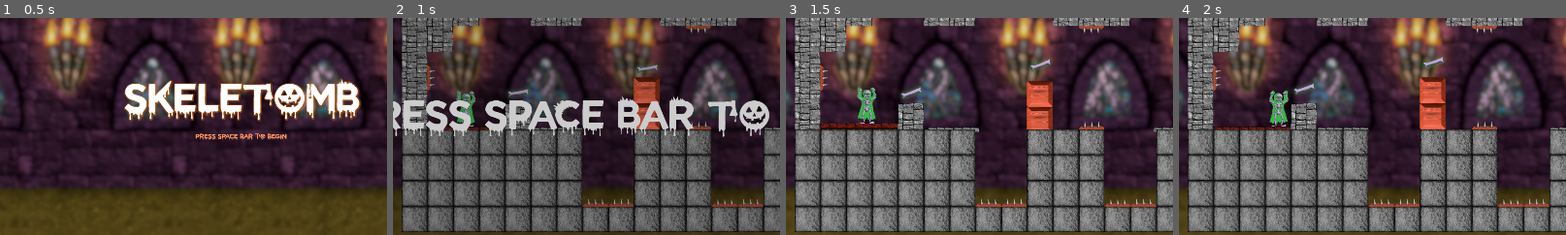
Above: before the commit, frames 1-4 (left to right).
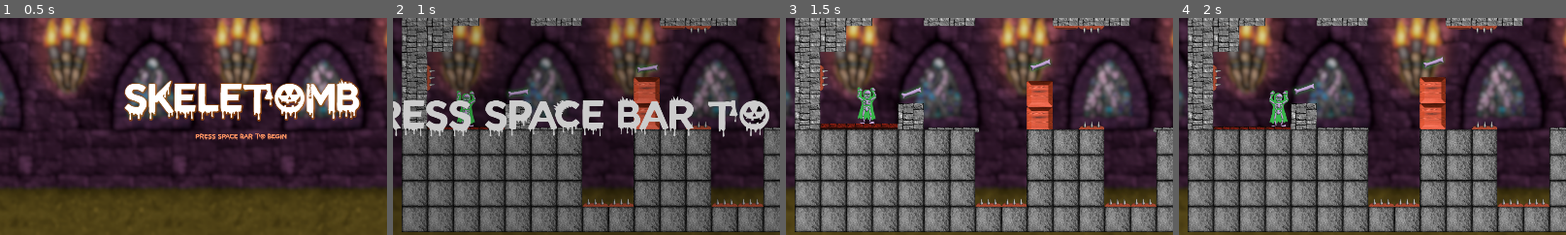
Above: after the commit, the same moments.

Repository: Drew-Wagner/Spectros
Game: Godot game, scene res://scenes/main_menu.tscn
Same seed, same stepped clock (60 frames per second), same inputs: the game is played once before the commit and once after it. Sound files missing from this copy of the repository are replaced by a short silence.
Inputs:
- Up to frame 1 (0.5 s): no input
- Up to frame 2 (1 s): click "PRESS SPACE BAR TO BEGIN" at 0.5 s
- Up to frame 3 (1.5 s): tap Space (toggle) at 1.25, 1.35 s
- Up to frame 4 (2 s): no input
The pictures show only the part of the screen within x 19-69%, y 27-77%; the shares and areas given below are measured in that part.

Frame 1 is identical in both runs. In frame 2, less than 0.1% of the frame differs, in the area x 69-76%, y 3-6%; in frame 3, 0.1%; in frame 4, 0.1%.

Commit message:
Particle system on the stasis field!

Diff:
--- a/scenes/elements/stasis_field.tscn
+++ b/scenes/elements/stasis_field.tscn
@@ -1,27 +1,39 @@
-[gd_scene load_steps=5 format=3 uid="uid://c3i108tufuyhc"]
+[gd_scene load_steps=8 format=3 uid="uid://ck2m2kpsthl3l"]
 
 [ext_resource type="Script" path="res://scripts/StasisField.gd" id="1_khsr5"]
-
-[sub_resource type="Gradient" id="Gradient_ny1u0"]
-colors = PackedColorArray(1, 0, 0.916667, 0.517647, 1, 1, 1, 0)
-
-[sub_resource type="GradientTexture2D" id="GradientTexture2D_exk6u"]
-gradient = SubResource("Gradient_ny1u0")
-height = 128
-fill = 1
-fill_from = Vector2(0.5, 0.5)
+[ext_resource type="Texture2D" uid="uid://bredgyhy8ngnb" path="res://materials/magiczone_floor.png" id="2_y7bsm"]
+[ext_resource type="Texture2D" uid="uid://c8w8tqajmi2p4" path="res://materials/stasis_particle.png" id="3_dbfm5"]
 
 [sub_resource type="RectangleShape2D" id="RectangleShape2D_8msnd"]
 size = Vector2(64, 64)
 
+[sub_resource type="Gradient" id="Gradient_janw7"]
+colors = PackedColorArray(1, 0, 0.5, 1, 0.616667, 0, 1, 1)
+
+[sub_resource type="GradientTexture1D" id="GradientTexture1D_x6qxd"]
+gradient = SubResource("Gradient_janw7")
+
+[sub_resource type="ParticleProcessMaterial" id="ParticleProcessMaterial_ojm2u"]
+emission_shape = 3
+emission_box_extents = Vector3(30, 30, 1)
+particle_flag_disable_z = true
+direction = Vector3(0, 1, 0)
+spread = 0.0
+gravity = Vector3(0, 0, 0)
+initial_velocity_min = 1.0
+initial_velocity_max = 1.0
+orbit_velocity_min = 0.0
+orbit_velocity_max = 0.0
+linear_accel_min = 100.0
+linear_accel_max = 100.0
+scale_min = 0.5
+color_ramp = SubResource("GradientTexture1D_x6qxd")
+
 [node name="StasisField" type="Node2D"]
 script = ExtResource("1_khsr5")
-pull_speed = null
 
 [node name="Sprite2D" type="Sprite2D" parent="."]
-visible = false
-position = Vector2(0, -32)
-texture = SubResource("GradientTexture2D_exk6u")
+texture = ExtResource("2_y7bsm")
 
 [node name="Area2D" type="Area2D" parent="."]
 
@@ -31,5 +43,13 @@
 [node name="PullTarget" type="Marker2D" parent="."]
 position = Vector2(0, 32)
 
+[node name="GPUParticles2D" type="GPUParticles2D" parent="."]
+visible = false
+position = Vector2(0, -48)
+amount = 50
+process_material = SubResource("ParticleProcessMaterial_ojm2u")
+texture = ExtResource("3_dbfm5")
+preprocess = 3.0
+
 [connection signal="body_entered" from="Area2D" to="." method="_on_area_2d_body_entered"]
 [connection signal="body_exited" from="Area2D" to="." method="_on_area_2d_body_exited"]
--- a/scenes/levels/Level1.tscn
+++ b/scenes/levels/Level1.tscn
@@ -8,6 +8,7 @@
 [ext_resource type="PackedScene" uid="uid://drgbe6551a4os" path="res://scenes/elements/spikes.tscn" id="4_jkiea"]
 [ext_resource type="PackedScene" uid="uid://dokw05n2dslui" path="res://scenes/elements/toggleable_spikes.tscn" id="5_72dtu"]
 [ext_resource type="PackedScene" uid="uid://cu4qk30gh72x8" path="res://scenes/elements/moving_platform.tscn" id="5_g6c5n"]
+[ext_resource type="PackedScene" uid="uid://ck2m2kpsthl3l" path="res://scenes/elements/stasis_field.tscn" id="6_807t2"]
 
 [sub_resource type="RectangleShape2D" id="RectangleShape2D_8svx4"]
 size = Vector2(1216, 832)
@@ -67,6 +68,10 @@
 position = Vector2(160, 0)
 is_on = true
 
+[node name="StasisField" parent="DynamicEnvironment" instance=ExtResource("6_807t2")]
+position = Vector2(96, -192)
+rotation = 3.14159
+
 [node name="StaticEnvironment" type="TileMap" parent="."]
 tile_set = ExtResource("2_0jb80")
 format = 2
--- a/scripts/StasisField.gd
+++ b/scripts/StasisField.gd
@@ -2,7 +2,7 @@
 extends Toggleable
 
 @export var pull_speed: float = 512 # pixels / sec
-@onready var sprite: Sprite2D = $Sprite2D
+@onready var particles: GPUParticles2D = $GPUParticles2D
 @onready var pull_target: Marker2D = $PullTarget
 var bodies_in_area: Array[Node2D]
 
@@ -22,20 +22,19 @@
 			body.set_in_stasis(false)
 
 func _on_switch_on():
-	sprite.show()
+	particles.show()
 	for body in bodies_in_area:
 		body.set_in_stasis(true)
 
 func _on_switch_off():
-	sprite.hide()
+	particles.hide()
 	for body in bodies_in_area:
 		body.set_in_stasis(false)
 
 func _physics_process_on(delta):
 	for body in bodies_in_area:
-		var offset = (pull_target.global_position - body.global_position)
-		var position_change = offset.normalized() * pull_speed * delta
-		if position_change.length_squared() > offset.length_squared():
-			position_change = offset
-
-		body.set_deferred("global_position", body.global_position + position_change)
+		if not body is CharacterBody2D:
+			continue
+		var direction = (pull_target.global_position - body.global_position).normalized()
+		body.velocity = direction * pull_speed
+		body.move_and_slide()
Binary file added: materials/magiczone_floor.png
Not shown, added: materials/magiczone_floor.png.import
Binary file added: materials/stasis_particle.png
Not shown, added: materials/stasis_particle.png.import
Not shown: 1 places in scenes/game.tscn that only renumber resources
Not shown: 1 places in scenes/levels/Level1.tscn that only renumber resources
Not shown, changed: sounds/LEVIER_GJ_STATE_Countdown.wav.import
